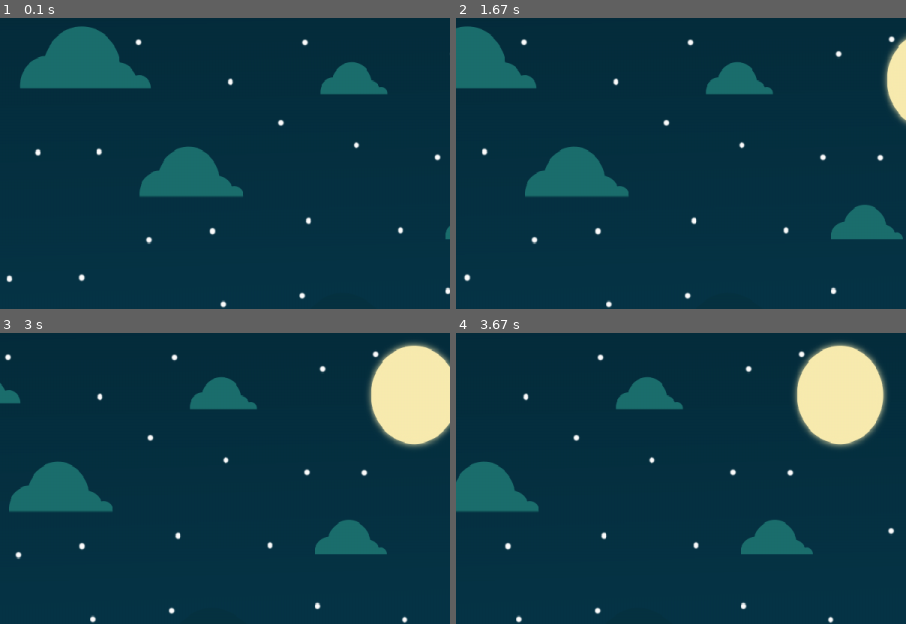
Above: before the commit, frames 1-4 (two rows, left to right).
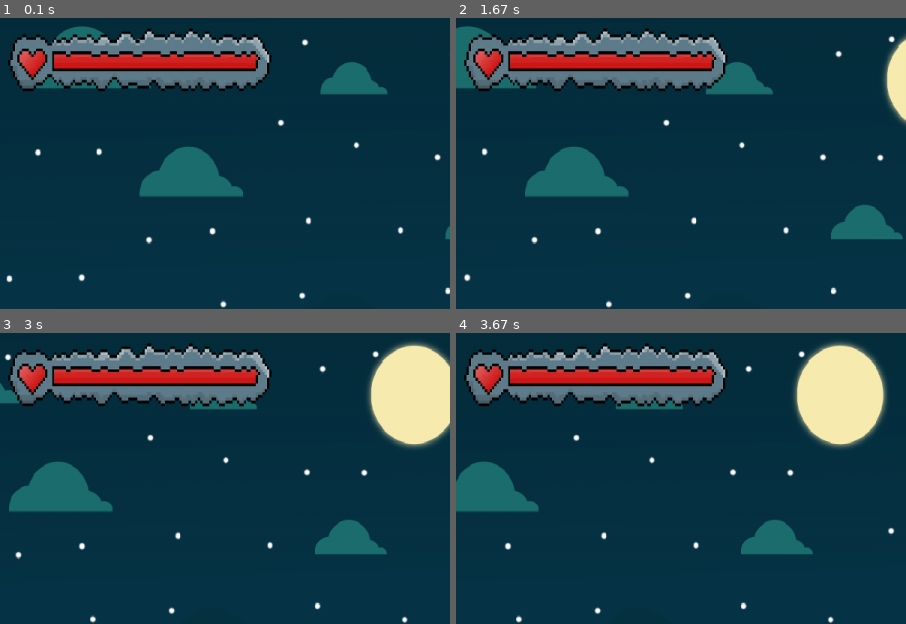
Above: after the commit, the same moments.

Repository: Cer6erus7/PygameBasic
Game: pygame game, started from main.py
The game is run twice, just before and just after one commit, with the same random seed, the same clock (stepped at 60 frames per second) and the same inputs.
Inputs:
- Up to frame 1 (0.1 s): no input
- Up to frame 2 (1.67 s): hold D 0.33-0.8 s; hold W 0.83-1.13 s; hold D 1.17-1.63 s
- Up to frame 3 (3 s): hold A 1.67-2.2 s; hold A 2.23-2.63 s; hold W from 2.67 s (still down)
- Up to frame 4 (3.67 s): release W at 3.03 s; hold D from 3.07 s (still down)
The pictures show only the part of the screen within x 3-53%, y 0-50%; the shares and areas given below are measured in that part.

The runs differ from the first frame. In frame 1, 9.9% of the frame differs, in the area x 1-61%, y 3-26%; in frame 2, 9.9%; in frame 3, 9.9%; in frame 4, 9.9%.

Commit message:
Made worked hp bar and timer for damage

Diff:
--- a/main.py
+++ b/main.py
@@ -36,6 +36,14 @@
             pygame.image.load("images//player_right//Rstep4.png").convert_alpha()
         ]
 
+        self.health_bars = [
+            pygame.image.load("images//healthbar//health1.png").convert_alpha(),
+            pygame.image.load("images//healthbar//health2.png").convert_alpha(),
+            pygame.image.load("images//healthbar//health3.png").convert_alpha(),
+            pygame.image.load("images//healthbar//health4.png").convert_alpha(),
+            pygame.image.load("images//healthbar//health5.png").convert_alpha()
+        ]
+
         self.enemies = []
 
         self.ghost = pygame.image.load("images//ghost.png").convert_alpha()
@@ -43,6 +51,10 @@
 
         self.portal = pygame.image.load("images//portal.png").convert_alpha()
         self.portal = pygame.transform.scale(self.portal, (120, 130))
+
+        self.hp_index = 0
+        self.enemy_touch = 2
+        self.damage_timer = 15
 
         self.animation_count = 1
         self.bg_x = 0
@@ -119,9 +131,18 @@
                 Game.IS_JUMP = False
                 Game.JUMP_COUNT = 10
 
+    def health_bar(self):
+        """
+        Health bar that shows how many lives the player have.
+        :return:
+        """
+        self.health_bars[self.hp_index] = pygame.transform.scale(self.health_bars[self.hp_index], (370, 100))
+        self.screen.blit(self.health_bars[self.hp_index], (30, 30))
+
     def enemy(self):
         """
-        Enemy for the game, they spawn on the map and walk to the player.
+        Enemy for the game, they spawn on the map and walk to the player. If player
+        crashed with enemies it loses its hp.
         :return:
         """
         player_rect = self.walk_left[0].get_rect(topleft=(self.player_x, self.player_y))
@@ -131,8 +152,21 @@
                 self.screen.blit(self.ghost, enemy)
                 enemy.x -= 5
 
-                if player_rect.colliderect(enemy):
-                    print("You lost!")
+                if player_rect.colliderect(enemy) and self.damage_timer == 15:
+                    self.enemy_touch -= 1
+
+    def take_damage(self):
+        """
+        When an enemy hit the player twice, it will take damage
+        :return:
+        """
+        if self.enemy_touch <= 0 and self.damage_timer == 15:
+            self.hp_index += 1
+            self.enemy_touch = 2
+            self.damage_timer = 0
+
+        if 0 <= self.damage_timer < 15:
+            self.damage_timer += 1
 
     def run_game(self):
         """
@@ -146,10 +180,12 @@
         while runner:
 
             self.bg_movement()
+            self.health_bar()
             self.pressed_keys()
             self.walk()
             self.jump()
             self.enemy()
+            self.take_damage()
 
             pygame.display.update()
 
@@ -157,6 +193,7 @@
                 if event.type == pygame.QUIT:
                     runner = False
                     quit()
+
                 if event.type == ghost_timer:
                     self.enemies.append(self.ghost.get_rect(topleft=(1000, 580)))
 
Binary file added: images/healthbar/health.webp
Binary file added: images/healthbar/health1.png
Binary file added: images/healthbar/health2.png
Binary file added: images/healthbar/health3.png
Binary file added: images/healthbar/health4.png
Binary file added: images/healthbar/health5.png
